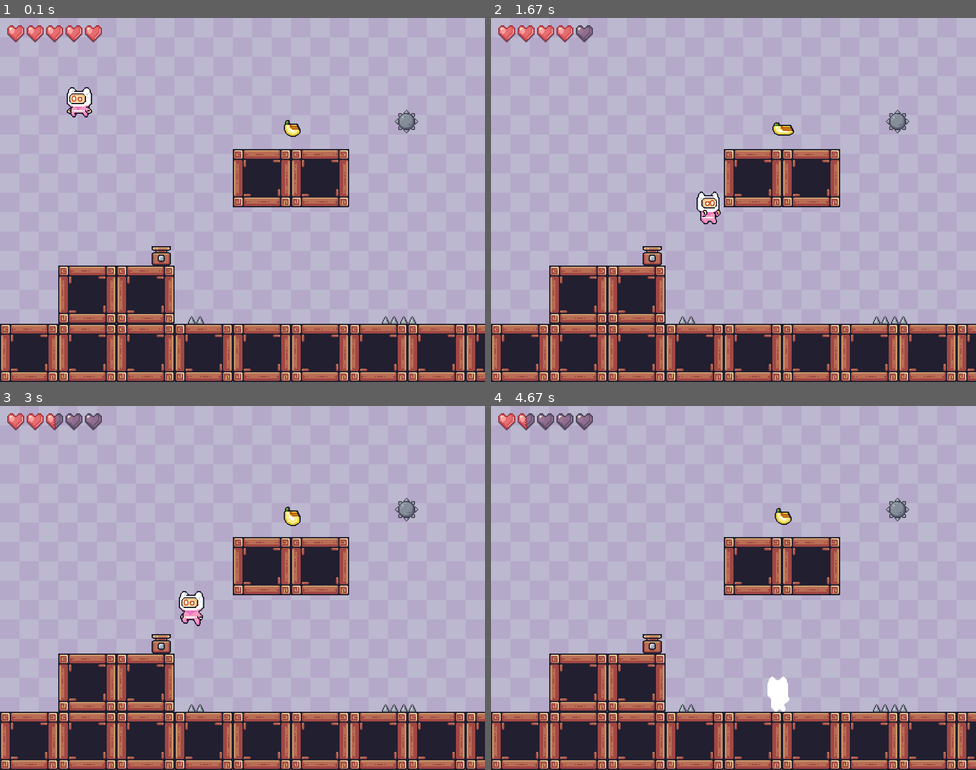
Above: before the commit, frames 1-4 (two rows, left to right).
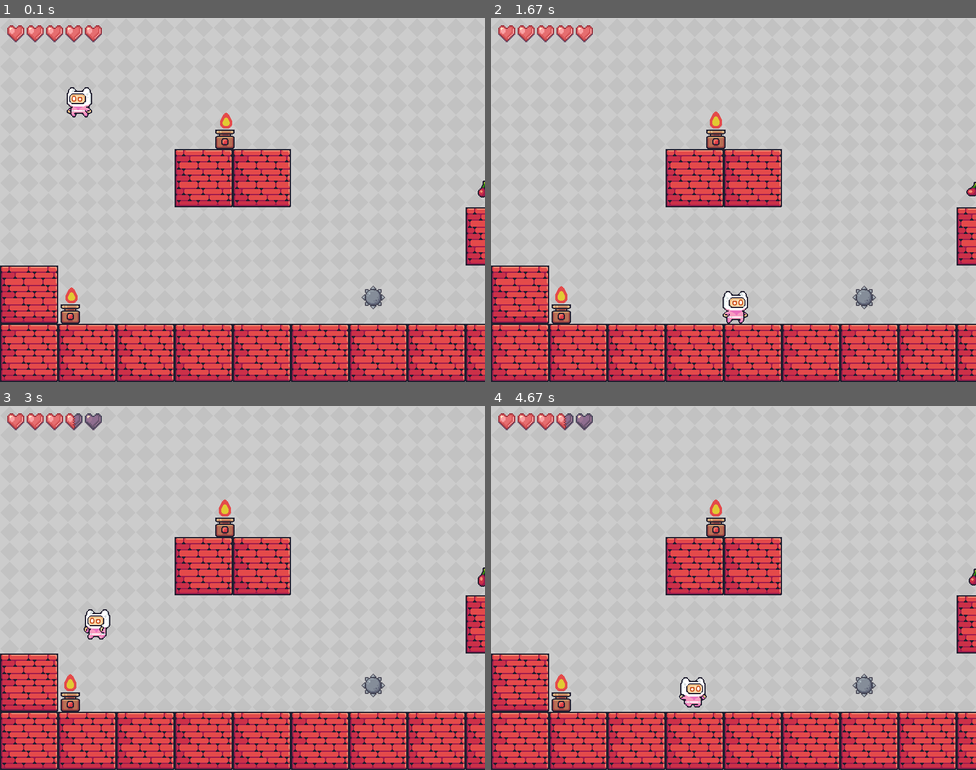
Above: after the commit, the same moments.

Repository: jamuerta/pygames-project
Game: pygame game, started from game.py
Same seed, same stepped clock (60 frames per second), same inputs: the game is played once before the commit and once after it.
Inputs:
- Up to frame 1 (0.1 s): no input
- Up to frame 2 (1.67 s): hold Right 0.33-0.8 s; hold Up 0.83-1.13 s; hold Right 1.17-1.63 s
- Up to frame 3 (3 s): hold Left 1.67-2.2 s; hold Left 2.23-2.63 s; hold Up from 2.67 s (still down)
- Up to frame 4 (4.67 s): release Up at 3.03 s; hold Right 3.07-3.7 s; hold Left 3.73-4.2 s; hold Right from 4.23 s (still down)

The runs differ from the first frame. In frame 1, 62% of the frame differs, in the area x 0-100%, y 0-100%; in frame 2, 62%; in frame 3, 63%; in frame 4, 63%.

Commit message:
fire loop, final

Diff:
--- a/classes.py
+++ b/classes.py
@@ -135,10 +135,10 @@
     def __init__(self, x, y, width, height):
         super().__init__(x, y, width, height, "fire")
         self.fire = load_spritesheets("Traps\Fire", width, height)
-        self.image = self.fire["off"][0]
-        self.mask = pygame.mask.from_surface(self.image)
-        self.ani_count = 0
-        self.ani_name = "off"
+        self.image = self.fire["on"][0]
+        self.mask = pygame.mask.from_surface(self.image)
+        self.ani_count = 0
+        self.ani_name = "on"
 
     def on(self):
         self.ani_name = "on"
--- a/game.py
+++ b/game.py
@@ -68,9 +68,6 @@
 
 def main(ventana):
     clock = pygame.time.Clock()
-    #fondo, fondo_im = background("Gray.png")
-
-    #block_size = 96
 
     jugador = Player(100, 100, 50, 50)
     jugador.max_health = 100
@@ -83,7 +80,7 @@
     level4 = Level(jugador, "Brown.png")
     level5 = Level(jugador, "Purple.png")
 
-    current_level = level5
+    current_level = level1
 
     level1.load_game_data(objetos_nivel1)
     level2.load_game_data(objetos_nivel2)
@@ -98,12 +95,6 @@
     while run:
         clock.tick(60)
         print(jugador.rect.x, jugador.rect.y)
-        #Fruits.loop(current_level.frutas)
-        n1_fruit1.loop()
-        n5_fruit1.loop()
-        #fire_1.on()
-        #fire_2.on()
-        #fire_3.on()
 
         for event in pygame.event.get():
             if event.type == pygame.QUIT:
@@ -144,9 +135,24 @@
                 offset_x = 0
 
             jugador.loop(60)
-            #fire_1.loop()
-            #fire_2.loop()
-            #fire_3.loop()
+            n1_fire1.loop()
+            n1_fire2.loop()
+            n1_fire3.loop()
+            n1_fruit1.loop()
+            n2_fire1.loop()
+            n2_fire2.loop()
+            n2_fire3.loop()
+            n2_fire4.loop()
+            n2_fire5.loop()
+            n3_fire1.loop()
+            n3_fire2.loop()
+            n4_fire1.loop()
+            n4_fire2.loop()
+            n4_fire3.loop()
+            n5_fire1.loop()
+            n5_fire2.loop()
+            n5_fire3.loop()
+            n5_fruit1.loop()
             mover(jugador, current_level.objetos)
             current_level.upd()
             current_level.draw(ventana, offset_x)
@@ -200,8 +206,8 @@
 n2_fire1 = Fuego(130, 440, 16, 32)
 n2_fire2 = Fuego(500, 250, 16, 32)
 n2_fire3 = Fuego(640, 440, 16, 32)
-n2_fire7 = Fuego(1715, 440, 16, 32)
-n2_fire10 = Fuego(1950, 440, 16, 32)
+n2_fire4 = Fuego(1715, 440, 16, 32)
+n2_fire5 = Fuego(1950, 440, 16, 32)
 
 
 objetos_nivel2 = [*floor_2,
@@ -219,7 +225,7 @@
                   Spikes(930, 285, 28, 28), Spikes(950, 285, 28, 28), Spikes(1460, 475, 28, 28),
                   Spikes(1440, 475, 28, 28), Spikes(1480, 475, 28, 28), Spikes(1500, 475, 28, 28),
                   Spikes(1520, 475, 28, 28), Spiked_Ball(1760, 260, 40, 40),
-                  n2_fire1, n2_fire2, n2_fire3, n2_fire7, n2_fire10]
+                  n2_fire1, n2_fire2, n2_fire3, n2_fire4, n2_fire5]
 
 ################################################################
 
